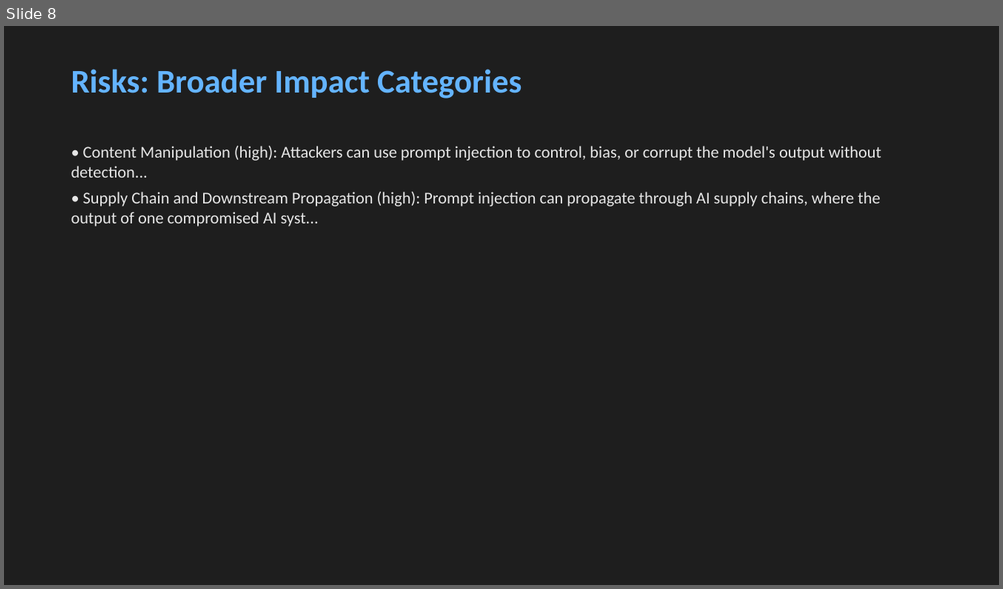
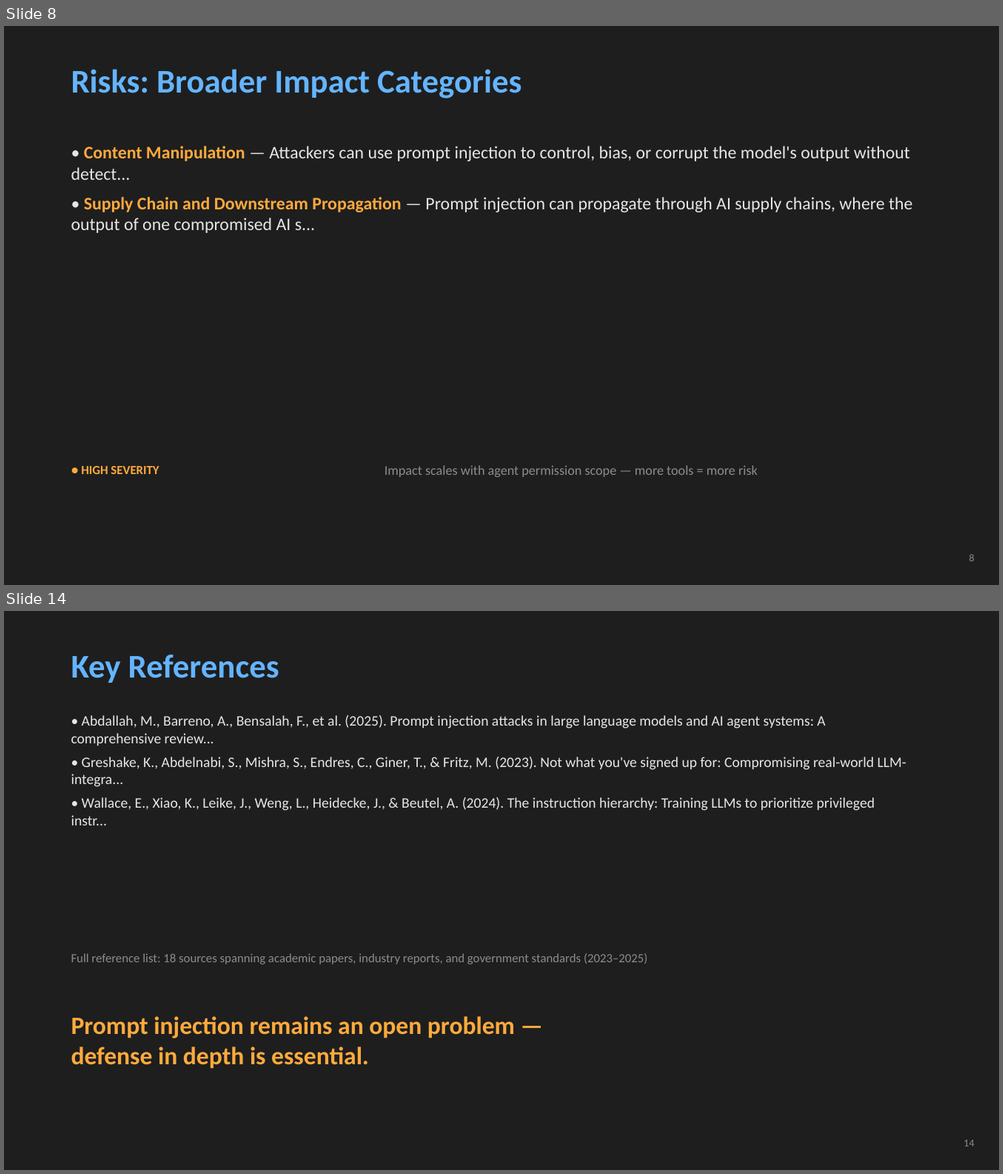
Before and after one commit to edwardjgriggs/prompt-injection-research, a slide deck: output/presentation.pptx. Shown one above the other, each under a label of ours: slide 8 before the commit, slides 8 and 14 after it; the slides between them are not shown. The pictures are 1003x589 and 1003x1174 pixels, drawn with LibreOffice and Linux fonts; fonts in the diff are those of the drawing. Boxes give left, top, right and bottom in pixels: in the first picture for what was removed or moved away, otherwise in the second. Text is boxed around its words. In the diff, an @@ line names an element or a change of style, - is before the commit and + after.

Commit message:
Improve research paper and presentation quality
- Add author name (Edward Griggs), CNU, and COVACCI affiliation
- Add APA 7th page numbers, fix Heading 3 italic, fix figure captions
- Add comparison tables for detection techniques and prevention strategies
- Strengthen in-text citations across Risks, Detection, and Discussion
- Rewrite Discussion with flowing analysis instead of formulaic structure
- Enhance Conclusion with specific future direction citations
- Add slide numbers, stat callout (#1 OWASP), severity color coding
- Split detection into two slides, add Questions slide (15 total)
- Shorten slide bullets with accent-colored labels for readability
- Add figure annotations and tradeoff callouts on detection slides

```diff
--- a/output/presentation.pptx
+++ b/output/presentation.pptx
@@ slide 14 added at bbox=[4, 611, 999, 1170], background #1E1E1E @@
@@ text added at bbox=[71, 655, 279, 683], 32 pt, text #64B4FF, bold @@
+Key References
@@ text added at bbox=[71, 715, 906, 826], 14 pt, text #E6E6E6 @@
+• Abdallah, M., Barreno, A., Bensalah, F., et al. (2025). Prompt injection attacks in large language models and AI agent systems: A comprehensive review...
+• Greshake, K., Abdelnabi, S., Mishra, S., Endres, C., Giner, T., & Fritz, M. (2023). Not what you've signed up for: Compromising real-world LLM-integra...
+• Wallace, E., Xiao, K., Leike, J., Weng, L., Heidecke, J., & Beutel, A. (2024). The instruction hierarchy: Training LLMs to prioritize privileged instr...
@@ text added at bbox=[71, 954, 648, 965], 12 pt, text #8C8C8C @@
+Full reference list: 18 sources spanning academic papers, industry reports, and government standards (2023–2025)
@@ text added at bbox=[71, 1017, 515, 1069], 24 pt, text #FFAA3C, bold @@
+Prompt injection remains an open problem —
+defense in depth is essential.
@@ text added at bbox=[963, 1140, 973, 1147], 10 pt, text #8C8C8C @@
+14
@@ slide 8 changed as well @@
@@ text at bbox=[71, 146, 912, 233]: text changed; size 16 to 17 pt @@
-• Content Manipulation (high): Attackers can use prompt injection to control, bias, or corrupt the model's output without detection...
-• Supply Chain and Downstream Propagation (high): Prompt injection can propagate through AI supply chains, where the output of one compromised AI syst...
+• Content Manipulation — Attackers can use prompt injection to control, bias, or corrupt the model's output without detect...
+• Supply Chain and Downstream Propagation — Prompt injection can propagate through AI supply chains, where the output of one compromised AI s...
@@ text added at bbox=[81, 466, 159, 474], 12 pt, text #FFAA3C, bold @@
+● HIGH SEVERITY
@@ text added at bbox=[384, 466, 757, 477], 13 pt, text #8C8C8C @@
+Impact scales with agent permission scope — more tools = more risk
@@ text added at bbox=[969, 554, 974, 562], 10 pt, text #8C8C8C @@
+8
```
Also in this commit, not shown: 5 other slides changed, 8 other slides added, 7 slides removed, 3 other files.
